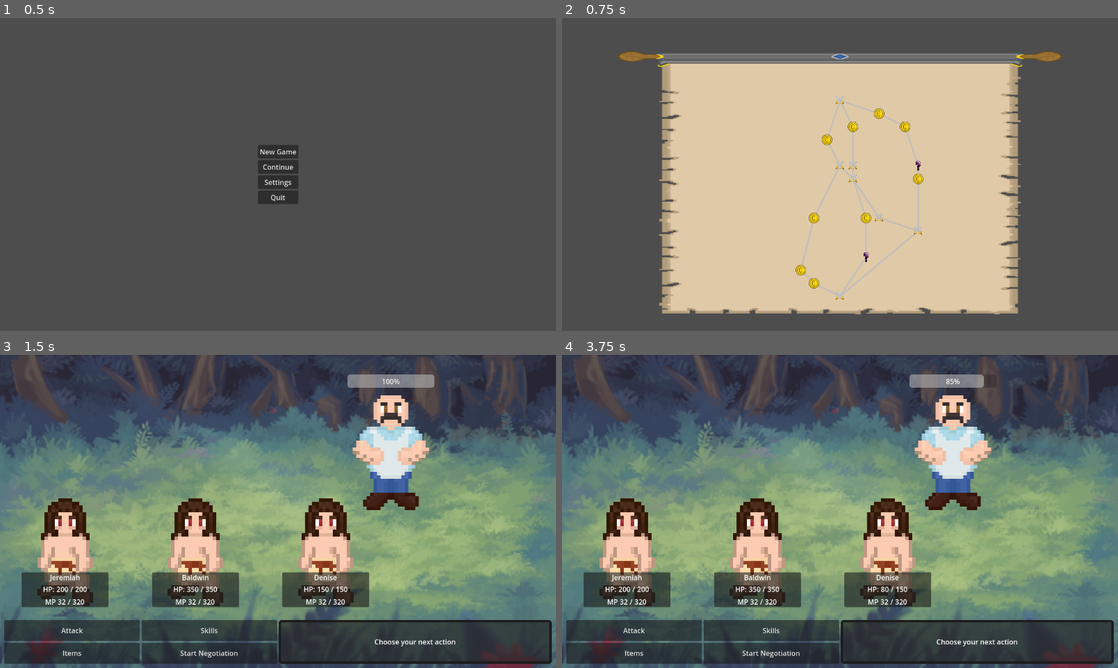
Above: before the commit, frames 1-4 (two rows, left to right).
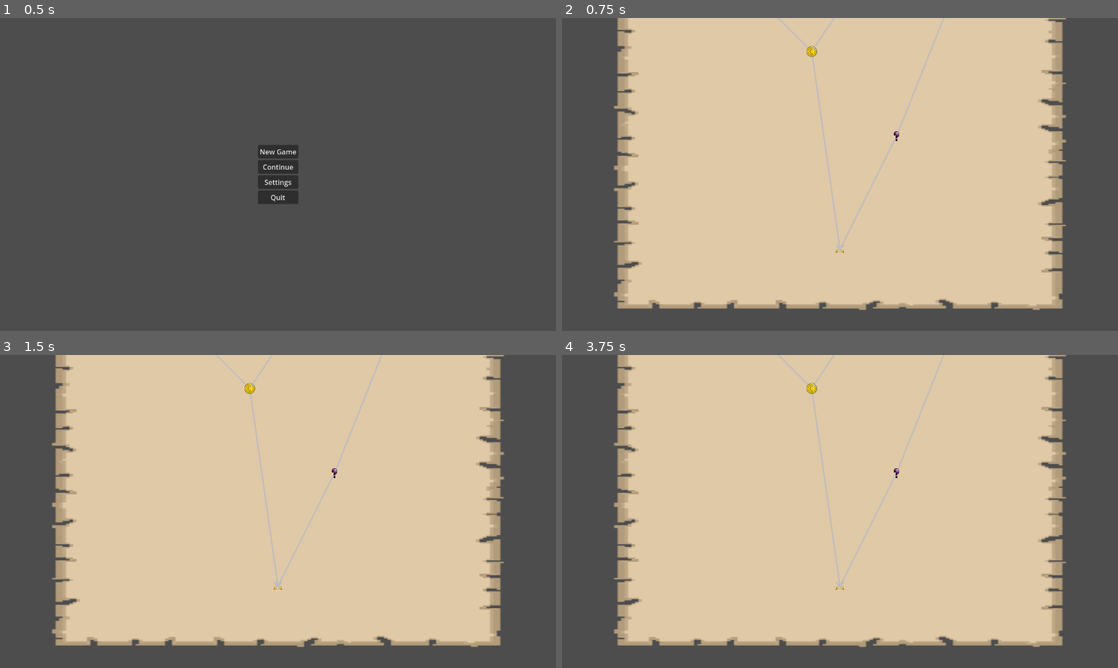
Above: after the commit, the same moments.

Repository: Willi-bot/GameProject
Game: Godot game, scene res://scenes/main_menu/main_menu.tscn
Two runs of this game, one before a commit and one after it. Both use one fixed random seed, a clock stepped at 60 frames per second and the inputs below.
Inputs (mouse positions are in pixels of both pictures, inside the frame that each line leads up to):
- Up to frame 1 (0.5 s): no input
- Up to frame 2 (0.75 s): click "New Game" at 0.5 s
- Up to frame 3 (1.5 s): click (278, 436) at 1.27 s
- Up to frame 4 (3.75 s): click (773, 652) at 2 s, where only the run before the commit has a clickable "Start Negotiation"; click (773, 652) at 2.75 s, where only the run before the commit has a clickable "Start Negotiation"; click (634, 630) at 3.5 s, where only the run before the commit has a clickable "Attack"

Frame 1 is identical in both runs. In frame 2, 30% of the frame differs, in the area x 9-91%, y 0-95%; in frame 3, 95%; in frame 4, 95%, in the area x 0-100%, y 0-100%.

Commit message:
Add map scrolling logic

Diff:
--- a/gameproject/scenes/overworld/MapGenerator.gd
+++ b/gameproject/scenes/overworld/MapGenerator.gd
@@ -1,25 +1,25 @@
 extends Node
 
 
-func generate(plane_len, node_count, path_count):
+func generate(plane_width, plane_height, node_count, path_count):
 	# make sure that we are not going to generate the same map every time
 	randomize()
 
 	# step 1: generating points on a grid randomly
 	var points = []
 	# Starting Point
-	points.append(Vector2(plane_len / 2, 0))
+	points.append(Vector2(plane_width / 2, 0))
 	# End Point
-	points.append(Vector2(plane_len / 2, plane_len))
+	points.append(Vector2(plane_width / 2, plane_height))
 
-	var center = Vector2(plane_len / 2, plane_len / 2)
+	var center = Vector2(plane_width / 2, plane_height / 2)
 	for i in range(node_count):
 		while true:
-			var point = Vector2(randi() % plane_len, randi() % plane_len)
+			var point = Vector2(randi() % plane_width, randi() % plane_height)
 
 			var dist_from_center = (point - center).length_squared()
 			# only accept points insode of a circle
-			var in_circle = dist_from_center <= plane_len * plane_len / 4
+			var in_circle = dist_from_center <= plane_width * plane_height / 4
 			if not points.has(point) and in_circle:
 				points.append(point)
 				break
--- /dev/null
+++ b/gameproject/scenes/overworld/camera_2d.gd
@@ -0,0 +1,30 @@
+extends Camera2D
+
+var pan_speed: float = 200.0  # Speed of panning in pixels per second
+var edge_threshold: int = 50  # Distance from the screen edge to start panning
+
+
+func _process(delta: float):
+	# Get the mouse position and screen dimensions
+	var mouse_pos = get_viewport().get_mouse_position()
+	var screen_size = get_viewport().get_visible_rect().size
+
+	# Calculate the vertical movement
+	var move_y = 0.0
+	if mouse_pos.y <= edge_threshold:
+		move_y = -pan_speed * delta  # Pan up
+	elif mouse_pos.y >= screen_size.y - edge_threshold:
+		move_y = pan_speed * delta  # Pan down
+
+	# Move the camera, clamping to the TextureRect bounds
+	var texture_rect = get_parent().get_node("TextureRect")  # Adjust path as needed
+	if texture_rect:
+		var rect_position = texture_rect.position
+		var rect_size = texture_rect.size
+
+		# Get the camera's current position
+		var new_position = position + Vector2(0, move_y)
+
+		# Clamp the camera's y position to stay within the TextureRect bounds
+		new_position.y = clamp(new_position.y, rect_position.y, rect_position.y + rect_size.y - screen_size.y)
+		position = new_position
--- a/gameproject/scenes/overworld/overworld.gd
+++ b/gameproject/scenes/overworld/overworld.gd
@@ -1,33 +1,47 @@
 extends Control
+
+
+@onready var mapTexture: TextureRect = $TextureRect
 
 
 var events = {}
 var event_scene = preload("res://scenes/overworld/Event.tscn")
 
 var map_root_position = Vector2(0, 0)
-var map_scale = 30.0
-var padding = 80
 
-const plane_len = 15
-const node_count = plane_len * plane_len / 9
+var scale_factor = 80
+var map_scale = 65
+var scale_diff = scale_factor - map_scale
+
+const plane_height = 25 # Scaled up this means 2000
+const plane_width = 16 # Scaled up this means 1280
+const node_count = plane_height * plane_width / 9
 const path_count = 6
-
 
 # Called when the node enters the scene tree for the first time.
 func _ready() -> void:
+
 	var generator = preload("res://scenes/overworld/MapGenerator.gd").new()
-	var map_data = generator.generate(plane_len, node_count, path_count)
+	var map_data = generator.generate(plane_width, plane_height, node_count, path_count)
 	var nodes = map_data[0]
 	var paths = map_data[1]
 
-	map_root_position = get_viewport_rect().size
-	map_root_position.x = map_root_position.x / 2 - (plane_len / 2 * map_scale)
-	map_root_position.y -= plane_len * map_scale + padding
+	map_root_position = mapTexture.position
+	print(mapTexture.position)
+	print(mapTexture.size)
+
+	map_root_position.x += (scale_diff * plane_width / 2)
+	map_root_position.y += (scale_diff * plane_height / 2)
 
 	for k in nodes.keys():
 		var point = nodes[k]
 		var event = event_scene.instantiate()
+
+
 		event.position = point * map_scale + map_root_position
+
+		print(event.position)
+
 		add_child(event)
 		events[k] = event
 
@@ -37,8 +51,3 @@
 			var index2 = path[i + 1]
 
 			events[index1].add_child_event(events[index2])
-
-
-# Called every frame. 'delta' is the elapsed time since the previous frame.
-func _process(delta: float) -> void:
-	pass
--- a/gameproject/scenes/overworld/overworld.tscn
+++ b/gameproject/scenes/overworld/overworld.tscn
@@ -1,12 +1,9 @@
-[gd_scene load_steps=6 format=3 uid="uid://hhvnos2h8e6o"]
+[gd_scene load_steps=5 format=3 uid="uid://hhvnos2h8e6o"]
 
-[ext_resource type="Texture2D" uid="uid://c3i0vjff4f53l" path="res://imgs/map.png" id="1_4dm7d"]
 [ext_resource type="PackedScene" uid="uid://bsy40uqn1b4gh" path="res://scenes/pause_menu/pause_menu.tscn" id="1_bkvdd"]
 [ext_resource type="Script" path="res://scenes/overworld/overworld.gd" id="1_vif6w"]
-[ext_resource type="Script" path="res://scenes/overworld/map_sprite.gd" id="2_xbxsw"]
-
-[sub_resource type="StyleBoxTexture" id="StyleBoxTexture_mymmp"]
-texture = ExtResource("1_4dm7d")
+[ext_resource type="Texture2D" uid="uid://dgmawkddhag48" path="res://imgs/stretched_map_sprite.png" id="2_xob6c"]
+[ext_resource type="Script" path="res://scenes/overworld/camera_2d.gd" id="3_jjmku"]
 
 [node name="Overworld" type="Control"]
 layout_mode = 3
@@ -17,21 +14,23 @@
 grow_vertical = 2
 script = ExtResource("1_vif6w")
 
-[node name="MapSprite" type="Panel" parent="."]
+[node name="TextureRect" type="TextureRect" parent="."]
 layout_mode = 1
-anchors_preset = 8
+anchors_preset = 7
 anchor_left = 0.5
-anchor_top = 0.5
+anchor_top = 1.0
 anchor_right = 0.5
-anchor_bottom = 0.5
+anchor_bottom = 1.0
 offset_left = -640.0
-offset_top = -360.0
-offset_right = -640.0
-offset_bottom = -360.0
+offset_top = -2000.0
+offset_right = 640.0
 grow_horizontal = 2
-grow_vertical = 2
-theme_override_styles/panel = SubResource("StyleBoxTexture_mymmp")
-script = ExtResource("2_xbxsw")
+grow_vertical = 0
+texture = ExtResource("2_xob6c")
+
+[node name="Camera2D" type="Camera2D" parent="."]
+anchor_mode = 0
+script = ExtResource("3_jjmku")
 
 [node name="CanvasLayer" type="CanvasLayer" parent="."]
 
Binary file added: gameproject/imgs/stretched_map_sprite.png
Not shown, added: gameproject/imgs/stretched_map_sprite.png.import
Not shown, added: Sprites/stretched_map_sprite.png
Not shown, added: Sprites/stretched_map_sprite.xcf
